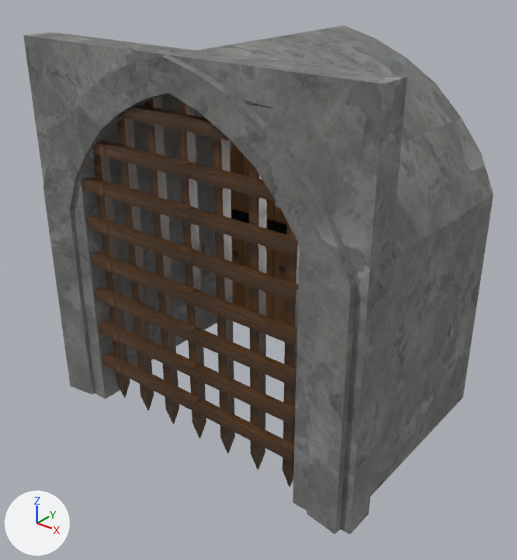
Two versions of the Blender file DungeonGame/res/entity/object/exit/exit.blend, one commit apart.
Both versions are drawn from a 50 mm lens placed at (3.29, -3.22, 3.68), pointed at (0.06, 0.82, 1.18). Arrows for +X, +Y and +Z are at lower left; the lights stay in place.

In view in the first picture: 'Bars', 'Exit', 'Frame'.
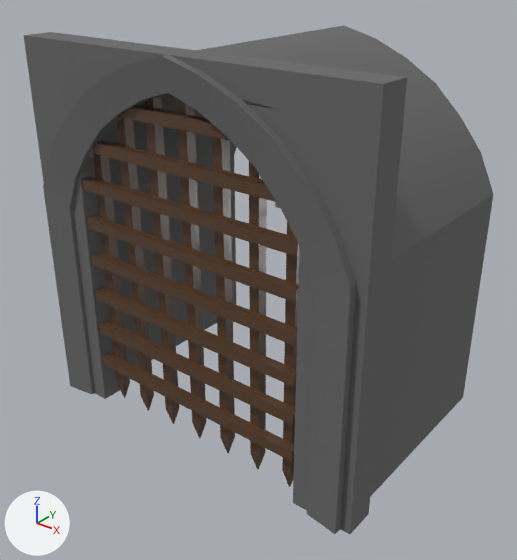
What changed in the scene script:
```text
Change mat_material_002:
    where n0 = _N.new('ShaderNodeBsdfPrincipled'); n0.name = 'Principled BSDF'
    add n0.inputs[0].default_value = (0.145, 0.145, 0.145, 1.0)  # 'Base Color', dark grey #6a6a6a
    remove n2 = _N.new('ShaderNodeTexImage'); n2.name = 'Image Texture'
    remove n2.image = img_gate_frame_png
    remove _L.new(n2.outputs[0], n0.inputs[0])  # 'Color' to 'Base Color'
Remove ob_exit:
    ob_exit = bpy.data.objects.new('Exit', me_cube_002)
    ob_exit.location = (0.0, 0.0, 0.0)
    ob_exit.scale = (0.966, 0.966, 0.966)
    _m = ob_exit.modifiers.new('EdgeSplit', 'EDGE_SPLIT')
    _m.use_edge_angle = False
```

Boxes [x1, y1, x2, y2] around the edits, measured in the pictures (517 x 560 px):
'Frame', surface changed
    both: [24, 25, 493, 534]
'Exit', deleted
    before: [230, 144, 287, 323]
    faces in mat_material: [230, 144, 287, 323]
    faces in mat_material_001: [231, 209, 287, 235]
